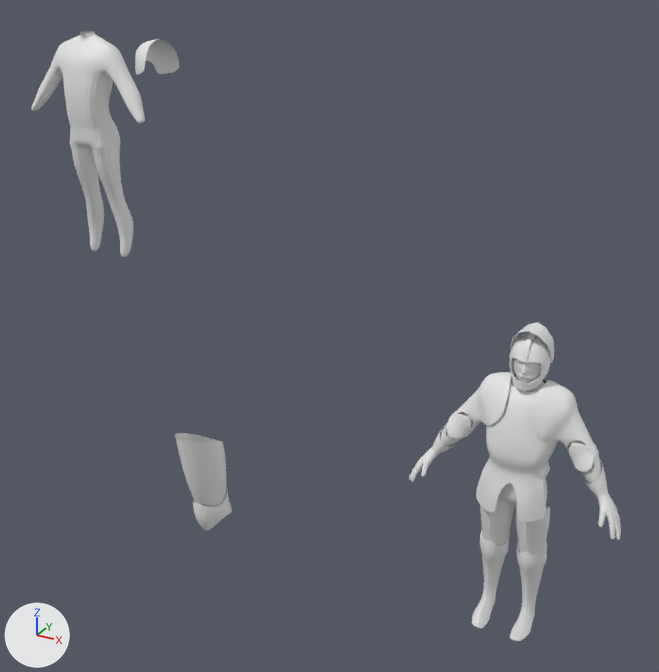
Before and after pictures for a commit that changed the Blender file Modelli/horse.blend.
Camera for both pictures: a 50 mm camera at (0.61, -13.43, 8.6) aimed at (-6.13, -1.18, 2.48). Lighting does not change. The marker at lower left points along +X, +Y and +Z.
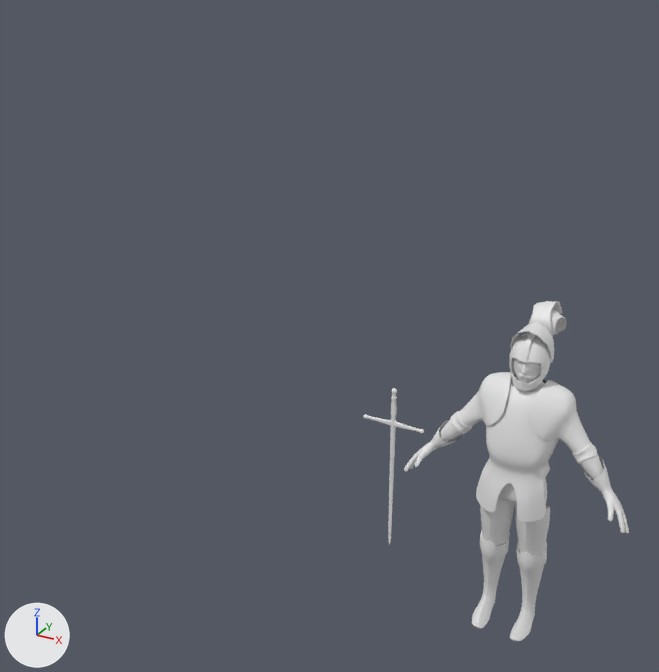
Commit message: statua quasi finita

Where the newer file only moved an object's origin or applied its transform, the numbers keep the older frame.

Location of each change, [x1, y1, x2, y2] in pixels of the pictures (659 x 672 px):
'Plane.006', hidden: before [31, 31, 145, 257]
'Cylinder.001', hidden: before [175, 433, 226, 507]
'Cylinder.000', reshaped, moved (21% wider): before [584, 458, 621, 540]; after [584, 456, 629, 534]
'Circle.005', hidden: before [135, 39, 179, 75]
'Cylinder.004', moved, turned: before [409, 425, 459, 482]; after [404, 420, 461, 472]
'Cube.003', added: after [363, 388, 424, 544]
'Circle.003', hidden: before [193, 483, 232, 531]
'Cube.005', added: after [529, 301, 562, 334]
'Cube.002', added: after [550, 309, 566, 337]

Patch to the scene script:
```diff
--- a/Modelli/horse.blend.py
+++ b/Modelli/horse.blend.py
@@ me_cylinder_004 @@
 me_cylinder_004.from_pydata(...)  # 638 vertices, 637 faces; spans x -2.38..1.16, y -1.79..1.6, z -3.58..1.3
 # used by ob_cylinder_000; location = (-1.66, -0.43, 0.62); scale = (-0.223, 0.223, 0.223)
+# me_cylinder_004 part 1: the whole mesh is multiplied about the mesh origin by the matrix ((0.967, 0.249, 0.054), (-0.254, 0.952, 0.17), (-0.01, -0.178, 0.984))
@@ ob_cylinder_000 @@
 ob_cylinder_000 = bpy.data.objects.new('Cylinder.000', me_cylinder_004)
-ob_cylinder_000.location = (-1.66, -0.43, 0.62)
+ob_cylinder_000.location = (-1.64, -0.41, 0.69)
 ob_cylinder_000.scale = (-0.223, 0.223, 0.223)
@@ ob_cylinder_004 @@
 ob_cylinder_004 = bpy.data.objects.new('Cylinder.004', me_cylinder_001)
-ob_cylinder_004.location = (-4.27, -0.43, 0.62)
-ob_cylinder_004.rotation_euler = (0.163, -0.649, 3.376)  # degrees (9.3, -37, 193)
+ob_cylinder_004.location = (-4.29, -0.41, 0.69)
+ob_cylinder_004.rotation_euler = (0.387, -0.688, 2.981)  # degrees (22, -39, 171)
 ob_cylinder_004.scale = (0.223, 0.223, 0.223)
@@ ob_cylinder_001 @@
 ob_cylinder_001 = bpy.data.objects.new('Cylinder.001', me_cylinder_000)
-ob_cylinder_001.location = (-5.83, -5.11, 2.08)
+ob_cylinder_001.location = (-9.24, -5.11, 6.52)
 ob_cylinder_001.scale = (-0.315, 0.315, 0.486)
 _m = ob_cylinder_001.modifiers.new('Subsurf', 'SUBSURF')
+ob_cylinder_001.hide_set(True)  # its collection is switched off
@@ ob_circle_003 @@
 ob_circle_003 = bpy.data.objects.new('Circle.003', me_circle_000)
-ob_circle_003.location = (-5.81, -5.02, 1.55)
+ob_circle_003.location = (-9.22, -5.02, 5.99)
 ob_circle_003.scale = (-0.147, 0.283, 0.283)
 _m = ob_circle_003.modifiers.new('Subsurf', 'SUBSURF')
+ob_circle_003.hide_set(True)  # its collection is switched off
@@ ob_circle_005 @@
 _m = ob_circle_005.modifiers.new('Subsurf', 'SUBSURF')
+ob_circle_005.hide_set(True)  # its collection is switched off
@@ ob_plane_006 @@
 _m = ob_plane_006.modifiers.new('Subsurf', 'SUBSURF')
+ob_plane_006.hide_set(True)  # its collection is switched off
@@ ob_cube_003 @@
+ob_cube_003 = bpy.data.objects.new('Cube.003', me_cube_004)  # 226 vertices, 224 faces; spans x -17.9..17.9, y -1.8..1.8, z -78.6..20.8; modifiers SUBSURF
+ob_cube_003.location = (-5.28, -0.36, 0.66)
+ob_cube_003.scale = (0.0333, 0.0333, 0.0333)
@@ ob_cube_002 @@
+ob_cube_002 = bpy.data.objects.new('Cube.002', me_cube_010)  # 514 vertices, 512 faces; spans x -1.0..2.2, y -19.9..21.2, z -0.5..0.8
+ob_cube_002.location = (-2.97, 0.45, 2.76)
+ob_cube_002.rotation_euler = (-1.571, 0.0, 0.0)  # degrees (-90, 0, 0)
+ob_cube_002.scale = (0.15, 0.0153, 0.64)
@@ ob_cube_006 @@
+ob_cube_006 = bpy.data.objects.new('Cube.006', me_cube_012)  # 514 vertices, 512 faces; spans x -2.2..1.2, y -14.9..23.3, z -0.8..0.9
+ob_cube_006.location = (-2.97, 0.67, 2.63)
+ob_cube_006.rotation_euler = (-1.571, 0.0, 0.0)  # degrees (-90, 0, 0)
+ob_cube_006.scale = (0.15, 0.0153, 0.64)
@@ ob_cube_005 @@
+ob_cube_005 = bpy.data.objects.new('Cube.005', me_cube_013)  # 514 vertices, 512 faces; spans x -1.4..1.3, y -33.6..2.1, z -0.5..0.8
+ob_cube_005.location = (-2.96, 0.39, 2.62)
+ob_cube_005.rotation_euler = (-1.571, 0.0, 0.0)  # degrees (-90, 0, 0)
+ob_cube_005.scale = (0.15, 0.0153, 0.64)
```
